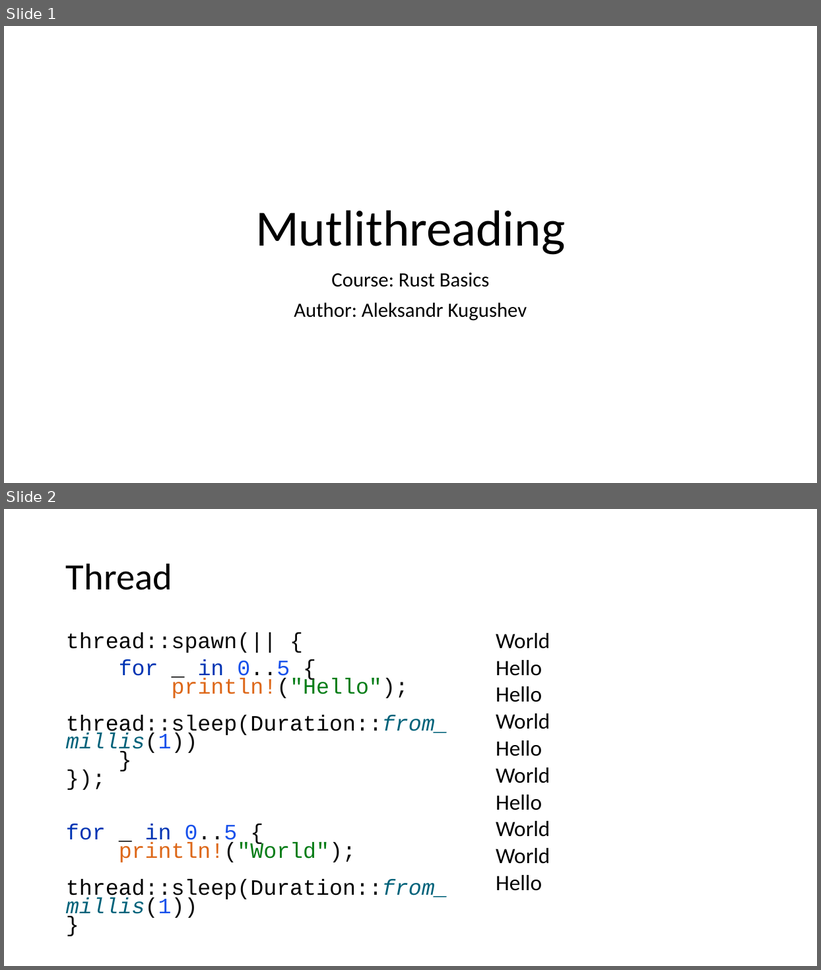
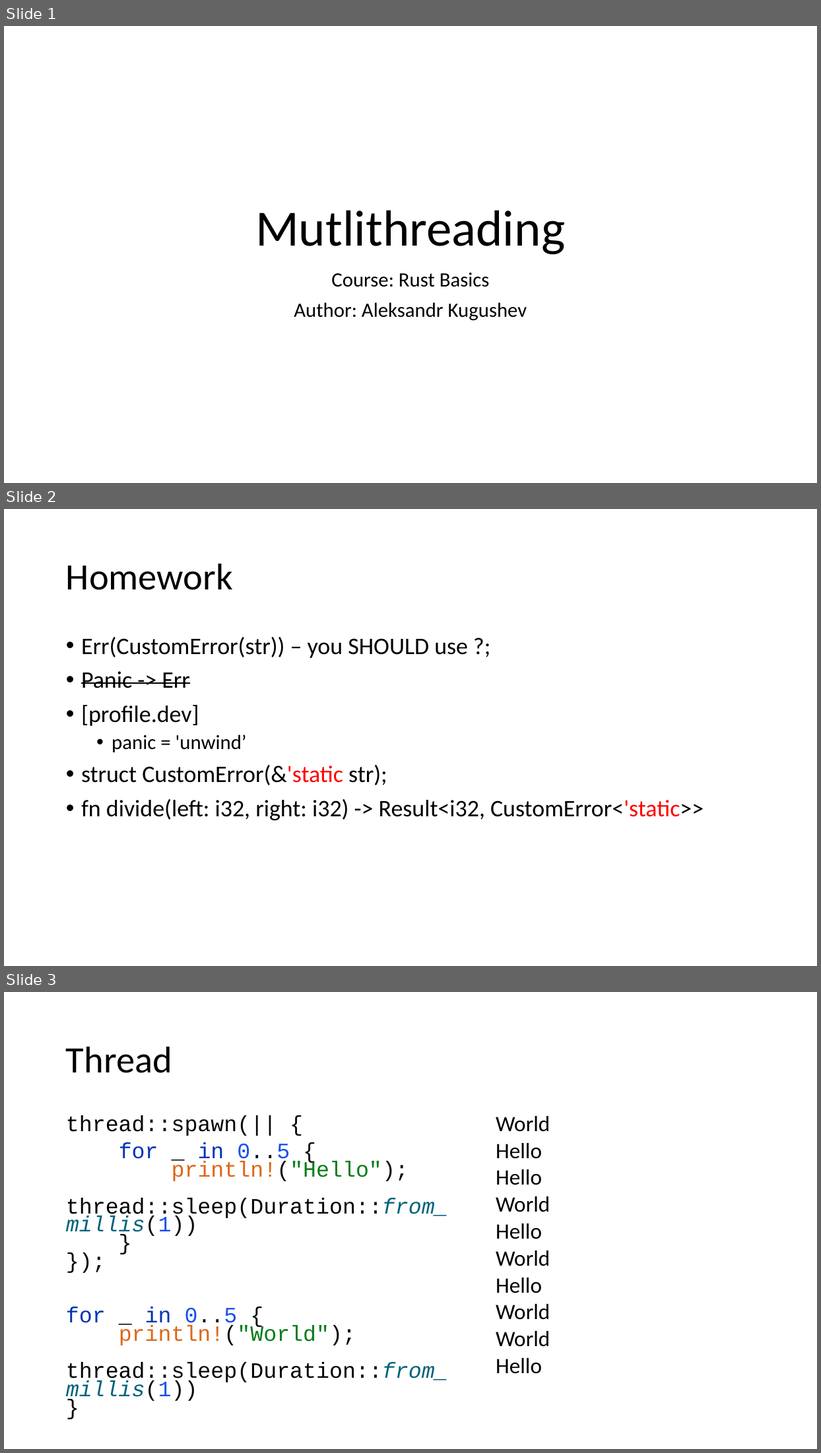
Before and after one commit to kugushev/course-rust-basics, a slide deck: src/11-Multithreading/11-Multithreading.pptx. Shown one above the other, each under a label of ours: slides 1 and 2 before the commit, slides 1, 2 and 3 after it. The pictures are 821x970 and 821x1453 pixels, drawn with LibreOffice and Linux fonts; fonts in the diff are those of the drawing. Boxes give left, top, right and bottom in pixels: in the first picture for what was removed or moved away, otherwise in the second. Text is boxed around its words. In the diff, an @@ line names an element or a change of style, - is before the commit and + after.

```diff
--- a/src/11-Multithreading/11-Multithreading.pptx
+++ b/src/11-Multithreading/11-Multithreading.pptx
@@ slide 2 added at [4, 509, 817, 966], background #FFFFFF @@
@@ title added at [66, 563, 233, 590], 44 pt, text #000000 @@
+Homework
@@ text added at [81, 637, 704, 821], 28 pt, text #000000 @@
+• Err(CustomError(str)) – you SHOULD use ?;
+• Panic -> Err
+• [profile.dev]
+  • panic = 'unwind’
+• struct CustomError(&'static str);
+• fn divide(left: i32, right: i32) -> Result<i32, CustomError<'static>>
@@ what was slide 2 is now slide 3 @@
```
Also in this commit, not shown: 1 other slide added, 1 slide removed, 2 other files.
